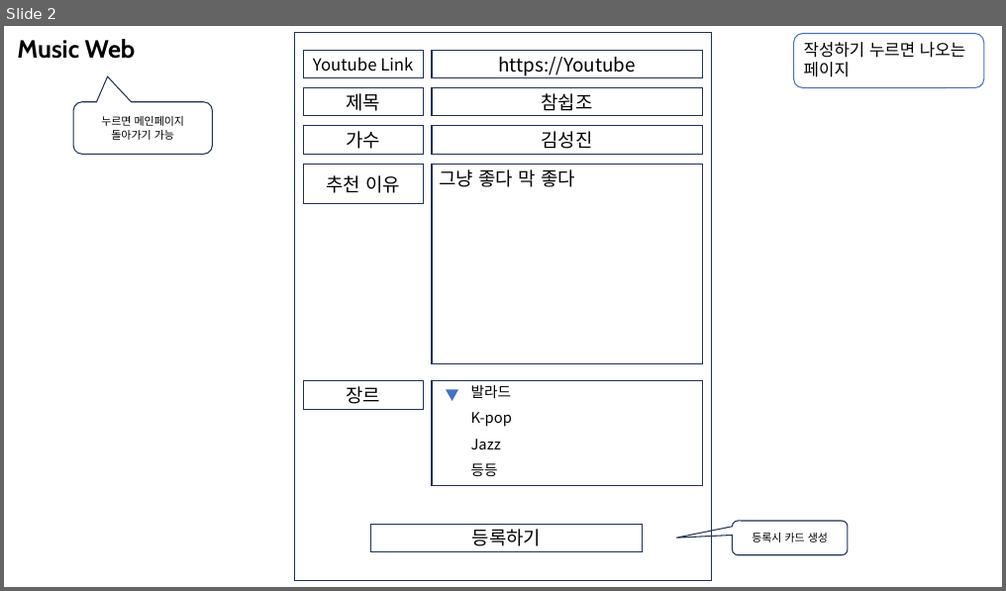
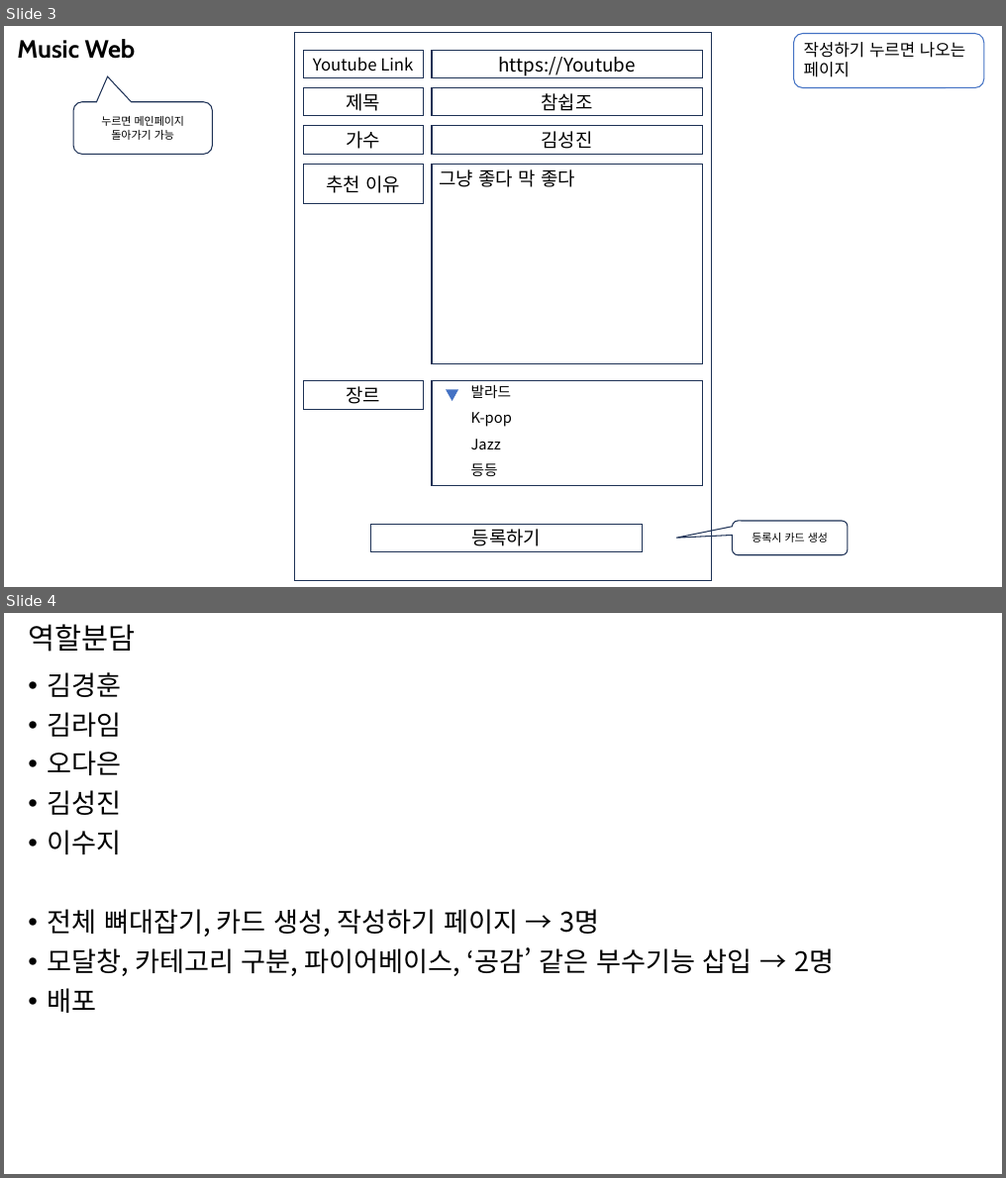
Before and after one commit to ooheunda/node4th-music-is-my-life-web, a slide deck: Music is My Life (가제).pptx. Shown one above the other, each under a label of ours: slide 2 before the commit, slides 3 and 4 after it. The pictures are 1006x591 and 1006x1178 pixels, drawn with LibreOffice and Linux fonts; fonts in the diff are those of the drawing. Boxes give left, top, right and bottom in pixels: in the first picture for what was removed or moved away, otherwise in the second. Text is boxed around its words. In the diff, an @@ line names an element or a change of style, - is before the commit and + after.

Commit message:
작성페이지 뼈대_v1

```diff
--- a/Music is My Life (가제).pptx
+++ b/Music is My Life (가제).pptx
@@ slide 4 added at (4,613,1002,1174), background #FFFFFF @@
@@ title added at (29,624,136,652), 28 pt, text #000000 @@
+역할분담
@@ text added at (47,672,834,1013), 25.9 pt, text #000000 @@
+• 김경훈
+• 김라임
+• 오다은
+• 김성진
+• 이수지
+• 전체 뼈대잡기, 카드 생성, 작성하기 페이지 → 3명
+• 모달창, 카테고리 구분, 파이어베이스, ‘공감’ 같은 부수기능 삽입 → 2명
+• 배포
@@ what was slide 2 is now slide 3 @@
```
Also in this commit, not shown: 2 other slides added, 1 other file.
